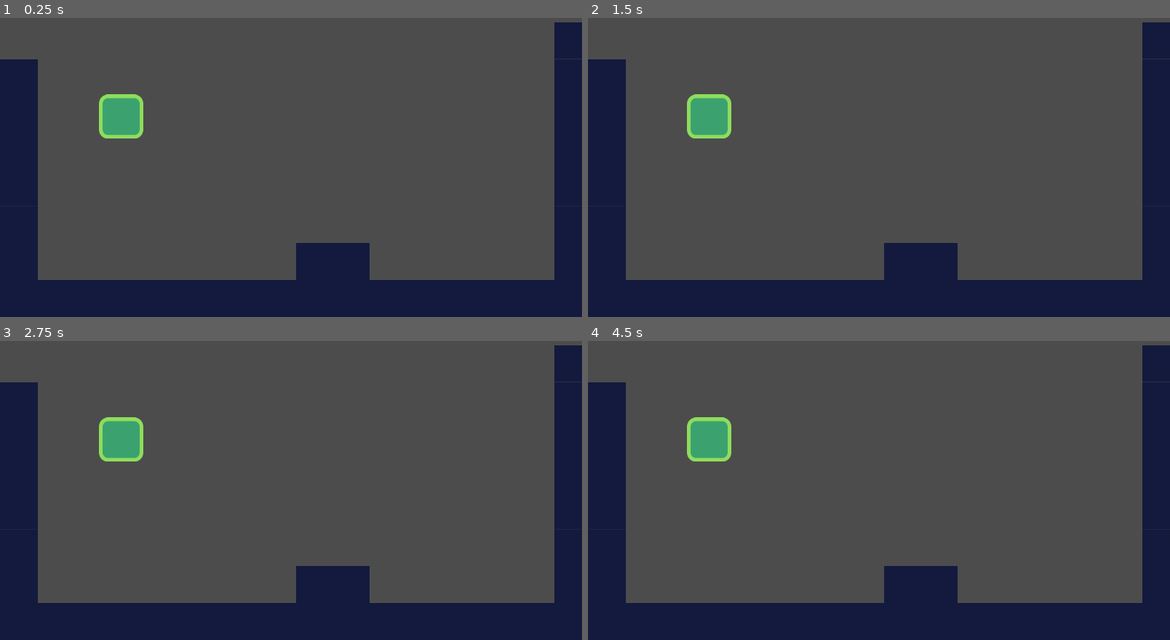
Above: before the commit, frames 1-4 (two rows, left to right).
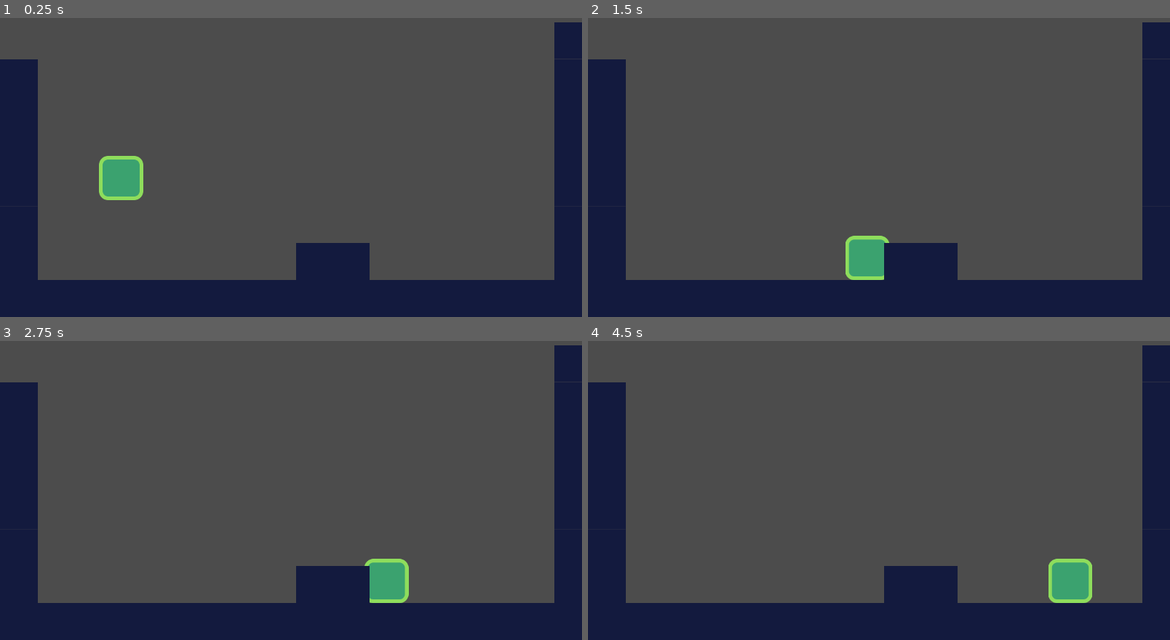
Above: after the commit, the same moments.

Repository: Shoter99/TutorialGodot
Game: Godot game, scene res://Levels/TestLevel.tscn
The game is run twice, just before and just after one commit, with the same random seed, the same clock (stepped at 60 frames per second) and the same inputs.
Inputs:
- Up to frame 1 (0.25 s): no input
- Up to frame 2 (1.5 s): hold D (move_right) from 0.53 s (still down); tap W (move_up) at 0.77 s
- Up to frame 3 (2.75 s): tap W (move_up) at 1.52 s; release D (move_right) at 2.03 s; hold A (move_left) from 2.03 s (still down)
- Up to frame 4 (4.5 s): tap Enter at 2.75 s; release A (move_left) at 2.78 s; hold D (move_right) 2.78-4.28 s; tap W (move_up) at 3.02, 3.77 s; hold A (move_left) from 4.28 s (still down)

The runs differ from the first frame. In frame 1, 2.2% of the frame differs, in the area x 17-25%, y 25-61%; in frame 2, 2.1%; in frame 3, 2.1%; in frame 4, 2.2%.
Error before the commit: Parse Error: Expected end of statement after expression, got Identifier instead. (res://Actors/Player.gd:24)

Commit message:
Revert "test"
This reverts commit 0f262edcb5d8a5a949547dd5709028b4bf3fa98e.

Diff:
--- a/Actors/Player.gd
+++ b/Actors/Player.gd
@@ -20,5 +20,3 @@
 	if is_jump_interupted:
 		new_vel.y = 0.0
 	return new_vel
-
-	Something went wrong
--- a/Levels/TestLevel.tscn
+++ b/Levels/TestLevel.tscn
@@ -51,7 +51,6 @@
 
 [node name="Player" parent="." instance=ExtResource( 2 )]
 position = Vector2( 261, 333 )
-gravity = null
 
 [node name="TileMap" type="TileMap" parent="."]
 position = Vector2( 320, 160 )
